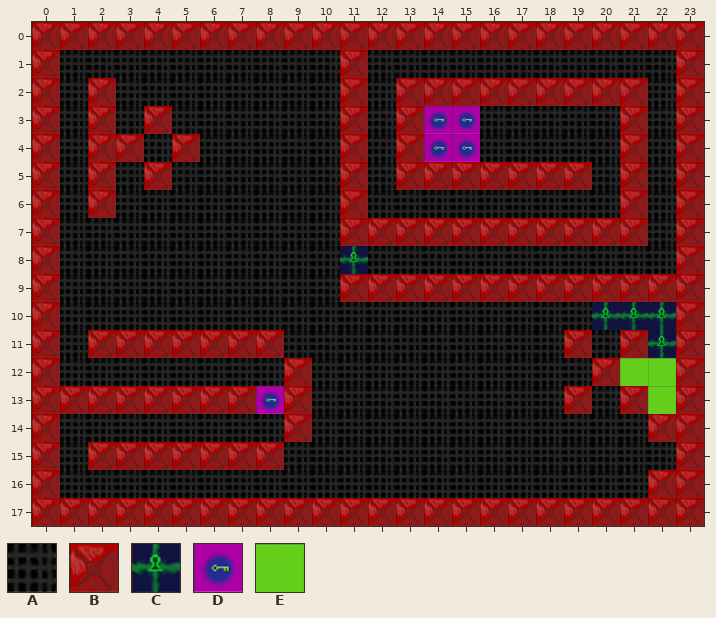
Tiled map: mazeRun/assets/tilemap64.tmx. The picture above was drawn from the file before the commit.
Cells are 64x64 px. Shown: x 0..23, y 0..17.
Key: from "tileset": A 0, B 1, C 2, D 3, E 4.
_ is an empty cell.
Layer "tileLayer1" before, first column x 0:
 0 BBBBBBBBBBBBBBBBBBBBBBBB
 1 BAAAAAAAAAABAAAAAAAAAAAB
 2 BABAAAAAAAABABBBBBBBBBAB
 3 BABABAAAAAABABDDAAAAABAB
 4 BABBABAAAAABABDDAAAAABAB
 5 BABABAAAAAABABBBBBBBABAB
 6 BABAAAAAAAABAAAAAAAAABAB
 7 BAAAAAAAAAABBBBBBBBBBBAB
 8 BAAAAAAAAAACAAAAAAAAAAAB
 9 BAAAAAAAAAABBBBBBBBBBBBB
10 BAAAAAAAAAAAAAAAAAAACCCB
11 BABBBBBBBAAAAAAAAAABABCB
12 BAAAAAAAABAAAAAAAAAABEEB
13 BBBBBBBBDBAAAAAAAAABABEB
14 BAAAAAAAABAAAAAAAAAAAABB
15 BABBBBBBBAAAAAAAAAAAAAAB
16 BAAAAAAAAAAAAAAAAAAAAABB
17 BBBBBBBBBBBBBBBBBBBBBBBB
Once edited:
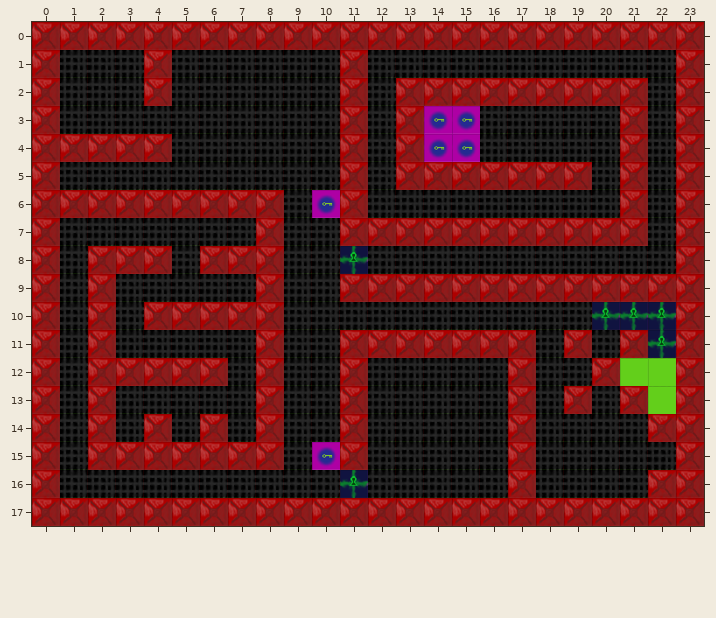
The exact change:
Changed rows in their new state; . is an unchanged cell.
Layer "tileLayer1":
first column x 1:
 1 ...B.............
 2 .A.B.............
 3 .A.A.............
 4 B..BA............
 5 .A.A.............
 6 B.BBBBBB.D.......
 7 .......B.........
 8 .BBB.BBB.........
 9 .B.....B.........
10 .B.BBBBB.........
11 ..AAAAA...BBBBBBB
12 .BBBBB.BA.B.....B
13 A.AAAAABA.B.....B
14 .B.B.B.BA.B.....B
15 .........DB.....B
16 ..........C.....B
Pixel boxes of the changes (left, top, right, bottom) in both pictures:
changed: (60, 50, 536, 498)
